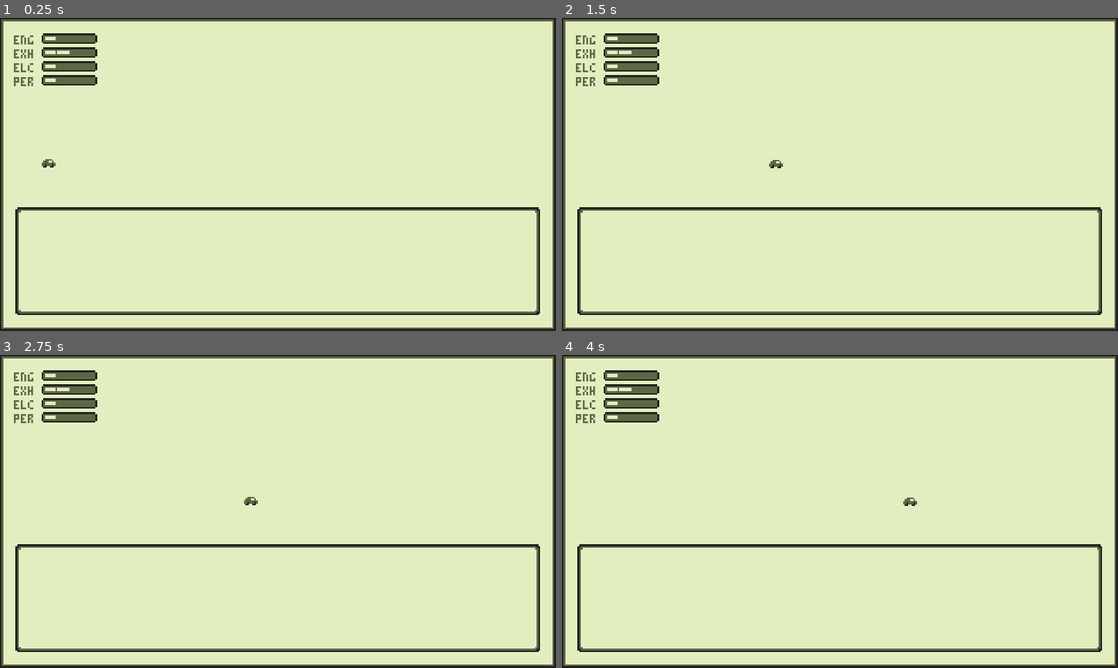
Above: before the commit, frames 1-4 (two rows, left to right).
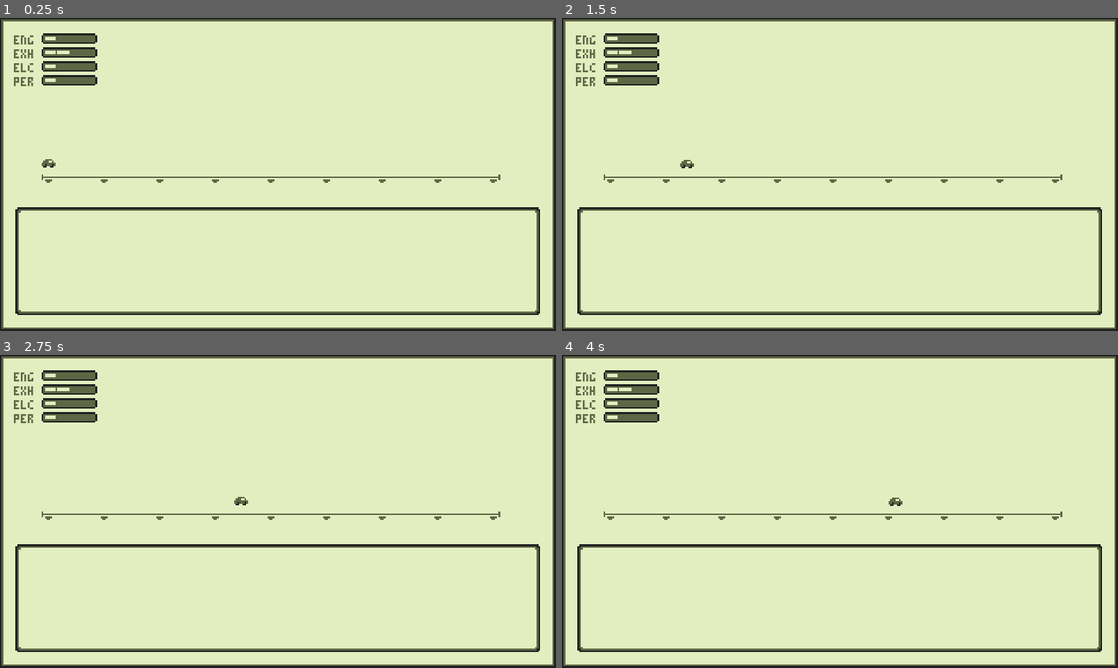
Above: after the commit, the same moments.

Repository: m-trigo/laika
Game: Godot game, scene res://src/scenes/Main.tscn
Same seed, same stepped clock (60 frames per second), same inputs: the game is played once before the commit and once after it.
Inputs:
- Up to frame 1 (0.25 s): no input
- Up to frame 2 (1.5 s): tap Enter at 0.5, 0.6, 1.35 s
- Up to frame 3 (2.75 s): tap Enter at 2.1 s
- Up to frame 4 (4 s): tap Enter at 2.85, 3.6 s

The runs differ from the first frame. In frame 1, 0.5% of the frame differs, in the area x 7-90%, y 50-53%; in frame 2, 0.6%, in the area x 7-90%, y 45-53%; in frame 3, 0.6%; in frame 4, 0.6%.

Commit message:
Encapsulates the car position, animations and movement into the Track scene

Diff:
--- a/src/scenes/Main.tscn
+++ b/src/scenes/Main.tscn
@@ -6,39 +6,7 @@
 [ext_resource path="res://src/scenes/Systems.tscn" type="PackedScene" id=4]
 [ext_resource path="res://assets/sprites/dialogue_box.png" type="Texture" id=5]
 [ext_resource path="res://assets/fonts/PICO-8.tres" type="DynamicFont" id=6]
-[ext_resource path="res://assets/sprites/car.png" type="Texture" id=7]
-
-[sub_resource type="Animation" id=2]
-resource_name = "Move"
-tracks/0/type = "value"
-tracks/0/path = NodePath(".:position")
-tracks/0/interp = 1
-tracks/0/loop_wrap = true
-tracks/0/imported = false
-tracks/0/enabled = true
-tracks/0/keys = {
-"times": PoolRealArray( 0, 1 ),
-"transitions": PoolRealArray( 1, 1 ),
-"update": 0,
-"values": [ Vector2( 24, 80 ), Vector2( 56, 80 ) ]
-}
-
-[sub_resource type="Animation" id=1]
-resource_name = "default"
-length = 0.4
-loop = true
-tracks/0/type = "value"
-tracks/0/path = NodePath(".:position")
-tracks/0/interp = 1
-tracks/0/loop_wrap = true
-tracks/0/imported = false
-tracks/0/enabled = true
-tracks/0/keys = {
-"times": PoolRealArray( 0, 0.2, 0.4 ),
-"transitions": PoolRealArray( 1, 1, 1 ),
-"update": 0,
-"values": [ Vector2( 0, 0 ), Vector2( 0, -1 ), Vector2( 0, 0 ) ]
-}
+[ext_resource path="res://src/scenes/Track.tscn" type="PackedScene" id=7]
 
 [node name="Main" type="Node2D"]
 script = ExtResource( 1 )
@@ -98,18 +66,5 @@
 "_edit_use_anchors_": false
 }
 
-[node name="Car" type="Node2D" parent="."]
-position = Vector2( 24, 80 )
-
-[node name="Move" type="AnimationPlayer" parent="Car"]
-anims/Move = SubResource( 2 )
-
-[node name="CarSprite" type="Sprite" parent="Car"]
-position = Vector2( 0, -0.165111 )
-texture = ExtResource( 7 )
-centered = false
-
-[node name="Idle" type="AnimationPlayer" parent="Car/CarSprite"]
-autoplay = "default"
-anims/default = SubResource( 1 )
+[node name="Track" parent="." instance=ExtResource( 7 )]
 [connection signal="pressed" from="Background/Esc" to="." method="_on_Esc_pressed"]
--- /dev/null
+++ b/src/scenes/Track.gd
@@ -0,0 +1,21 @@
+extends Node2D
+
+var stop_index : int = 0
+var stops : Array = []
+
+func move_car_to_next_stop() -> void:
+	stop_index = ( stop_index + 1 ) % len ( stops )
+	var anim = $Car/Move.get_animation( "Move" )
+	anim.track_set_key_value( 0, 0, $Car.position )
+	anim.track_set_key_value( 0, 1, stops[ stop_index ] )
+	$Car/Move.play( "Move" )
+
+func _ready() -> void:
+	for i in range( 9 ):
+		var pos : Vector2 = $Car.position + Vector2.RIGHT * 32 * i
+		stops.push_back( pos )
+		var stop : Sprite = Sprite.new()
+		stop.texture = preload( "res://assets/sprites/stop.png" )
+		stop.centered = false
+		stop.position = pos + Vector2.DOWN * 12
+		add_child( stop )
--- /dev/null
+++ b/src/scenes/Track.tscn
@@ -0,0 +1,61 @@
+[gd_scene load_steps=6 format=2]
+
+[ext_resource path="res://src/scenes/Track.gd" type="Script" id=1]
+[ext_resource path="res://assets/sprites/car.png" type="Texture" id=2]
+[ext_resource path="res://assets/sprites/track.png" type="Texture" id=3]
+
+[sub_resource type="Animation" id=2]
+resource_name = "Move"
+length = 3.0
+step = 1.0
+tracks/0/type = "value"
+tracks/0/path = NodePath(".:position")
+tracks/0/interp = 1
+tracks/0/loop_wrap = true
+tracks/0/imported = false
+tracks/0/enabled = true
+tracks/0/keys = {
+"times": PoolRealArray( 0, 3 ),
+"transitions": PoolRealArray( 1, 1 ),
+"update": 0,
+"values": [ Vector2( 24, 80 ), Vector2( 56, 80 ) ]
+}
+
+[sub_resource type="Animation" id=1]
+resource_name = "default"
+length = 0.4
+loop = true
+tracks/0/type = "value"
+tracks/0/path = NodePath(".:position")
+tracks/0/interp = 1
+tracks/0/loop_wrap = true
+tracks/0/imported = false
+tracks/0/enabled = true
+tracks/0/keys = {
+"times": PoolRealArray( 0, 0.2, 0.4 ),
+"transitions": PoolRealArray( 1, 1, 1 ),
+"update": 0,
+"values": [ Vector2( 0, 0 ), Vector2( 0, -1 ), Vector2( 0, 0 ) ]
+}
+
+[node name="Track" type="Node2D"]
+script = ExtResource( 1 )
+
+[node name="Line" type="Sprite" parent="."]
+position = Vector2( 24, 90 )
+texture = ExtResource( 3 )
+centered = false
+
+[node name="Car" type="Node2D" parent="."]
+position = Vector2( 24, 80 )
+
+[node name="Move" type="AnimationPlayer" parent="Car"]
+anims/Move = SubResource( 2 )
+
+[node name="CarSprite" type="Sprite" parent="Car"]
+texture = ExtResource( 2 )
+centered = false
+
+[node name="Idle" type="AnimationPlayer" parent="Car/CarSprite"]
+autoplay = "default"
+anims/default = SubResource( 1 )
--- a/src/scripts/Main.gd
+++ b/src/scripts/Main.gd
@@ -1,26 +1,15 @@
 extends Node2D
-
-var stop_index : int = 0
-var stops : Array = []
-func move_car_to_next_stop() -> void:
-	stop_index = ( stop_index + 1 ) % len ( stops )
-	var anim = $Car/Move.get_animation( "Move" )
-	anim.track_set_key_value( 0, 0, $Car.position )
-	anim.track_set_key_value( 0, 1, stops[ stop_index ] )
-	$Car/Move.play( "Move" )
 
 func _unhandled_key_input( event: InputEventKey ) -> void:
 	if event.pressed && event.scancode == KEY_ESCAPE:
 		_on_Esc_pressed()
 	if event.pressed && event.scancode == KEY_ENTER:
-		move_car_to_next_stop()
+		$Track.move_car_to_next_stop()
 
 func _on_Esc_pressed() -> void:
 		get_tree().quit()
 
 func _ready() -> void :
 	randomize()
-	for i in range( 9 ):
-		stops.push_back( $Car.position + Vector2.RIGHT * 32 * i )
 	for system in $Systems.get_children():
 		system.damage( randi() % 4 )
Binary file added: assets/sprites/stop.png
Not shown, added: assets/sprites/stop.png.import
Binary file added: assets/sprites/track.png
Not shown, added: assets/sprites/track.png.import
Not shown: 1 places in src/scenes/Main.tscn that only renumber resources
